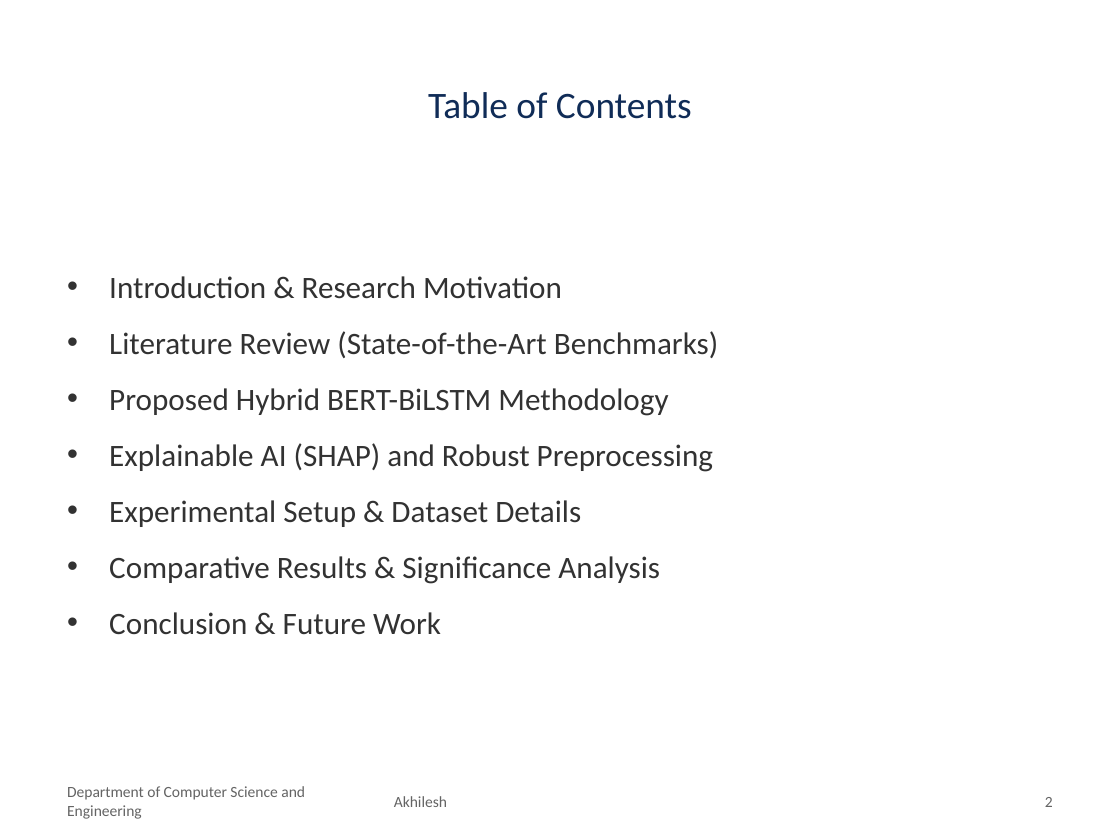
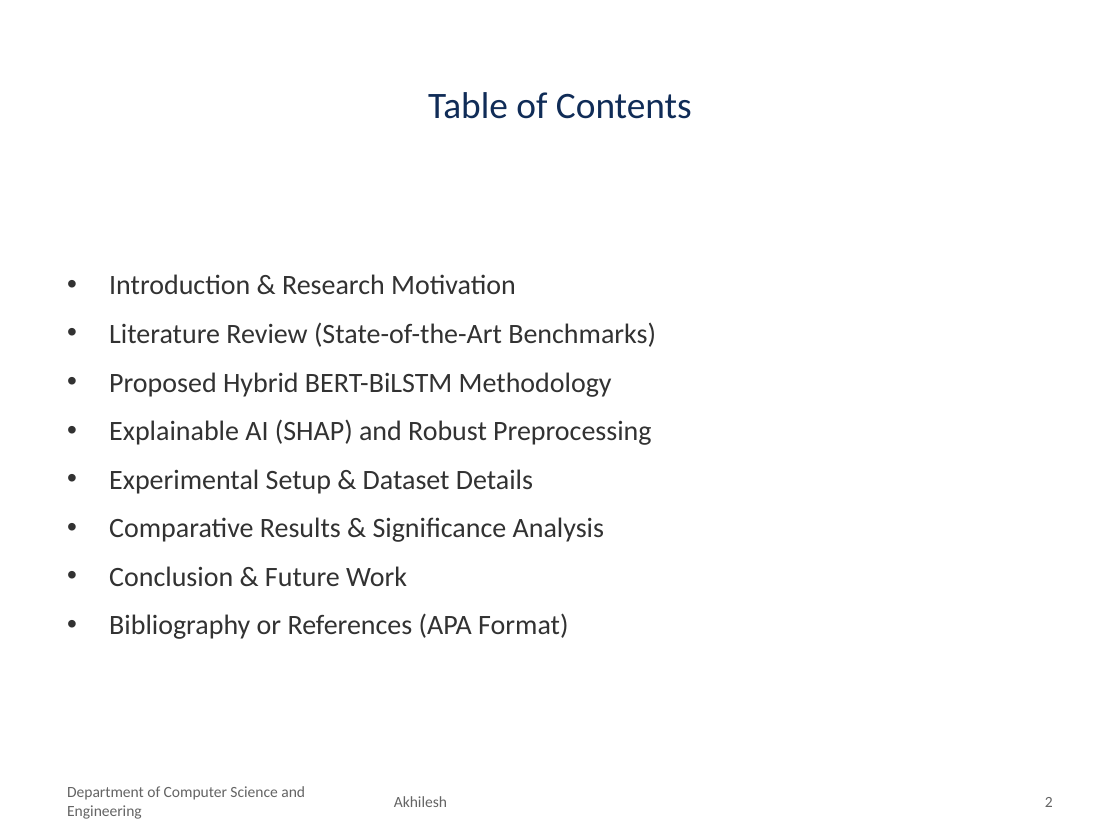
Before and after one commit to akhileshyadav8/Research-Fake-Job-Detection, a slide deck: slide 2 of MST1/Fake_Job_Detection_MST1.pptx. Drawn at 1120x840 pixels with LibreOffice and Linux fonts; fonts in the diff are those of the drawing; background and template pictures are left out. Boxes give left, top, right and bottom in pixels: in the first picture for what was removed or moved away, otherwise in the second. Text is boxed around its words. In the diff, an @@ line names an element or a change of style, - is before the commit and + after.

Commit message:
Update MST-1 PPT: Replace topic in literature review with Varshitha et al. and format all 15 references in APA 7th edition

```diff
--- a/MST1/Fake_Job_Detection_MST1.pptx
+++ b/MST1/Fake_Job_Detection_MST1.pptx
@@ text at <box>109,274,656,586</box>: size 20 to 18 pt in "Introduction & Research Motivation", "Literature Review (State-of-the-Art Benchmarks)", "Proposed Hybrid BERT-BiLSTM Methodology", "Explainable AI (SHAP) and Robust Preprocessing" and 3 more places; less space between paragraphs @@
@@ text at <box>109,613,568,639</box>: paragraph added @@
+• Bibliography or References (APA Format)
```
Also in this commit, not shown: 3 other slides changed, 1 slide added.
